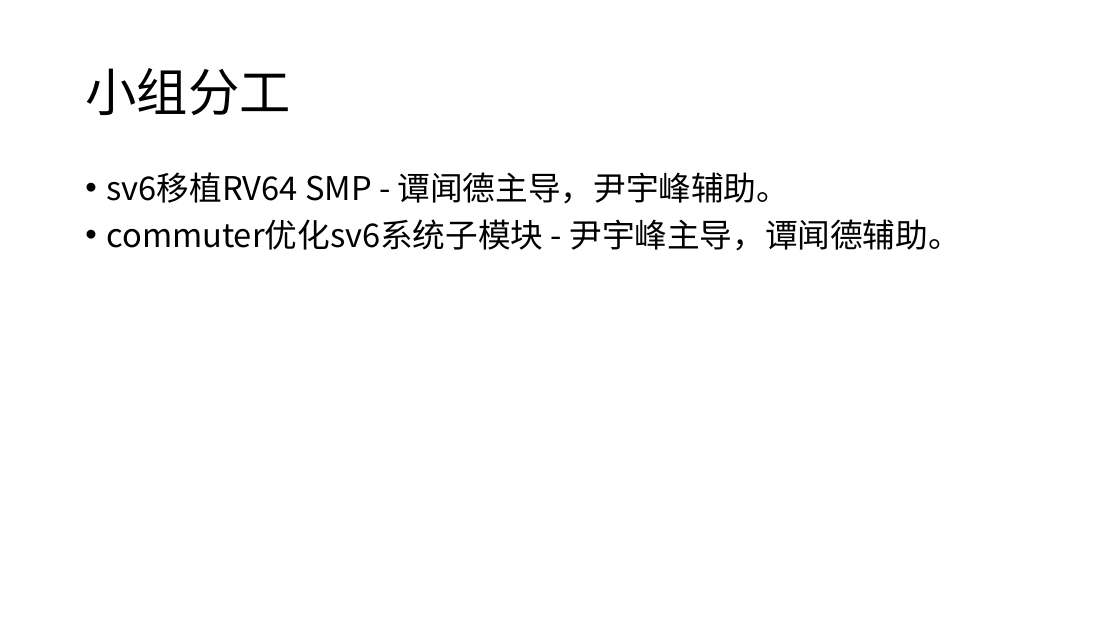
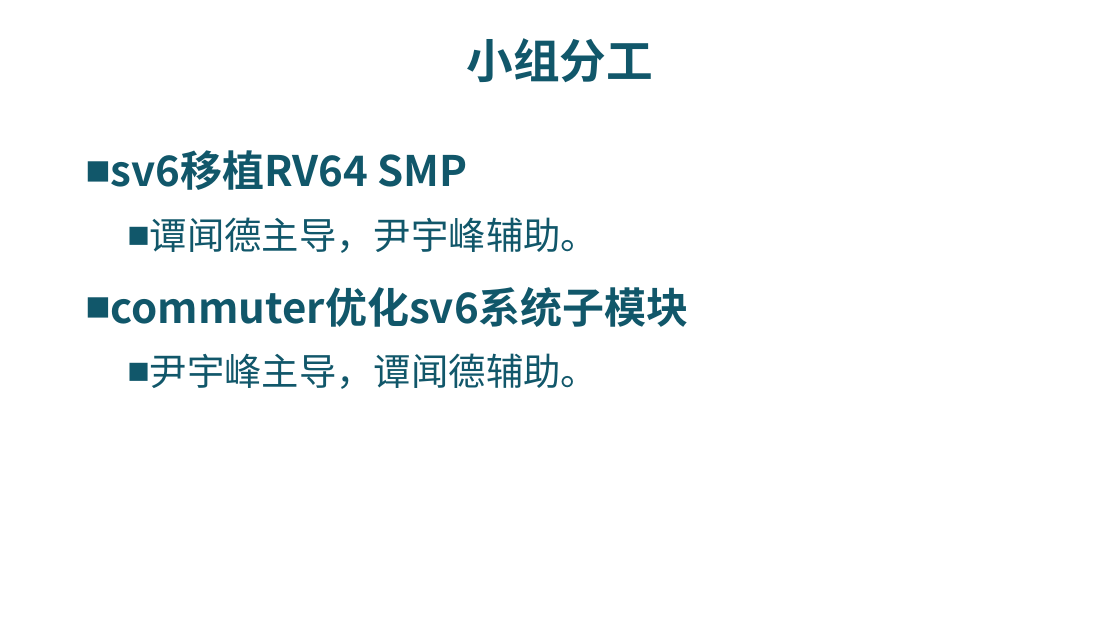
Before and after one commit to riscv-labs/OS2018spring-projects-g06, a slide deck: slide 6 of mid_report.pptx (slide 16 before the commit). Drawn at 1120x630 pixels with LibreOffice and Linux fonts; fonts in the diff are those of the drawing; background and template pictures are left out. Boxes give left, top, right and bottom in pixels: in the first picture for what was removed or moved away, otherwise in the second. Text is boxed around its words. In the diff, an @@ line names an element or a change of style, - is before the commit and + after.

```diff
--- a/mid_report.pptx
+++ b/mid_report.pptx
@@ title "小组分工" at [467, 38, 654, 82]: size 44 to 40 pt, text colour #000000 to #11576A, bold on; alignment left to centre @@
@@ text at [111, 150, 689, 389]: text changed; size 28 to 36 pt; text colour #000000 to #11576A; bold on @@
-• sv6移植RV64 SMP - 谭闻德主导，尹宇峰辅助。
-• commuter优化sv6系统子模块 - 尹宇峰主导，谭闻德辅助。
+■ sv6移植RV64 SMP
+  ■ 谭闻德主导，尹宇峰辅助。
+■ commuter优化sv6系统子模块
+  ■ 尹宇峰主导，谭闻德辅助。
```
Also in this commit, not shown: 19 other slides changed, 1 slide removed, 1 other file.
